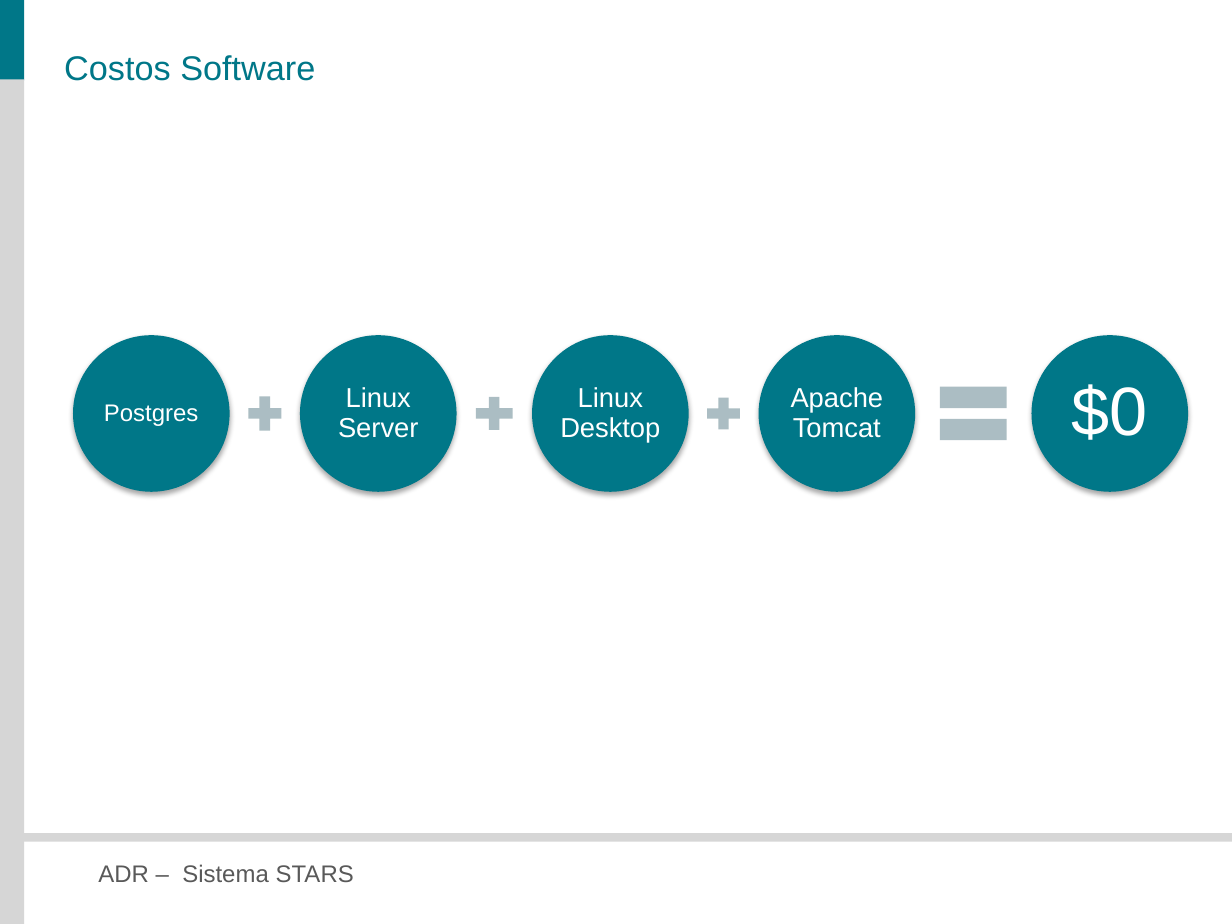
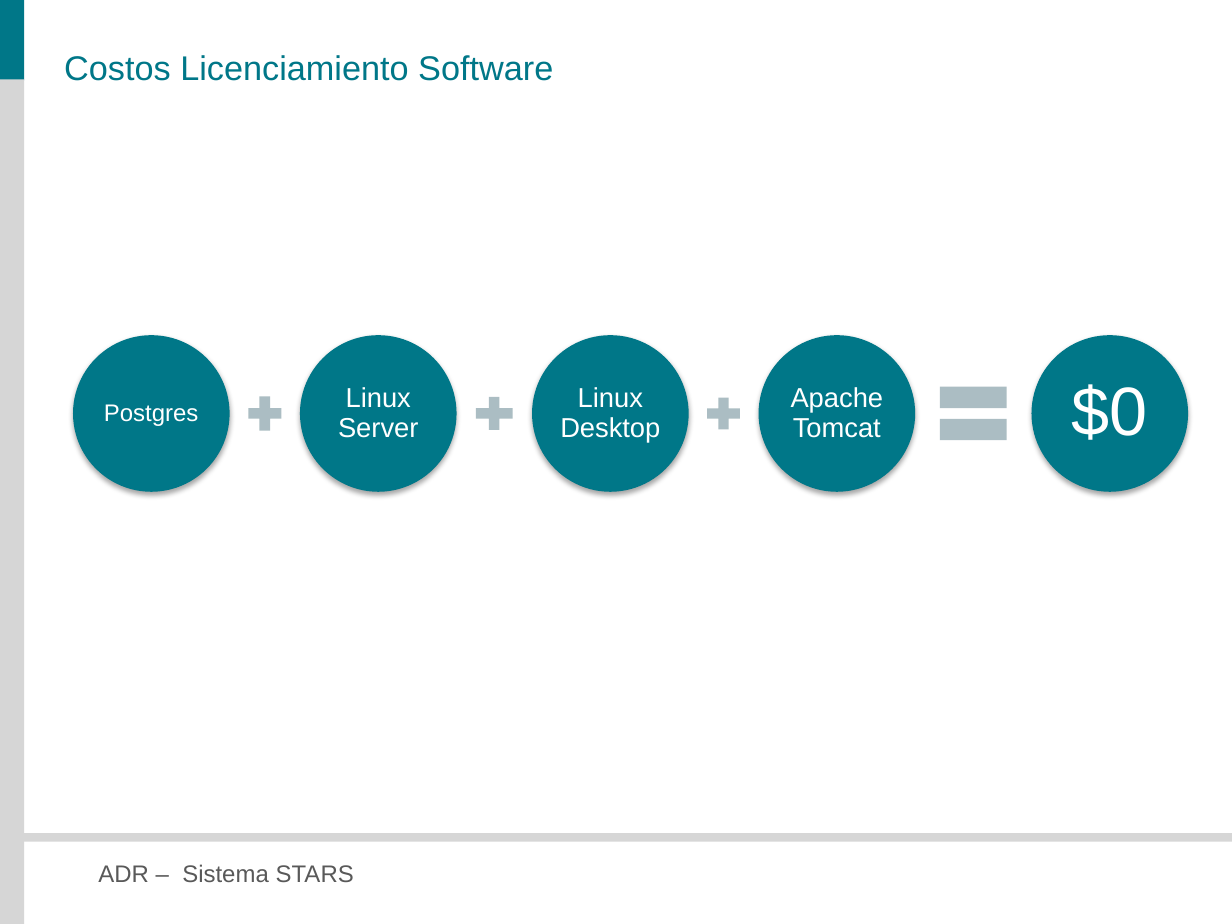
Before and after one commit to veritoreinoso/adr-2010, a slide deck: slide 13 of Presentacion.pptx. Drawn at 1232x924 pixels with LibreOffice and Linux fonts; fonts in the diff are those of the drawing. Boxes give left, top, right and bottom in pixels: in the first picture for what was removed or moved away, otherwise in the second. Text is boxed around its words. In the diff, an @@ line names an element or a change of style, - is before the commit and + after.

```diff
--- a/Presentacion.pptx
+++ b/Presentacion.pptx
@@ title at <box>64,55,553,81</box>: text changed @@
-Costos Software
+Costos Licenciamiento Software
```
Also in this commit, not shown: 13 other slides changed, 1 other file.
